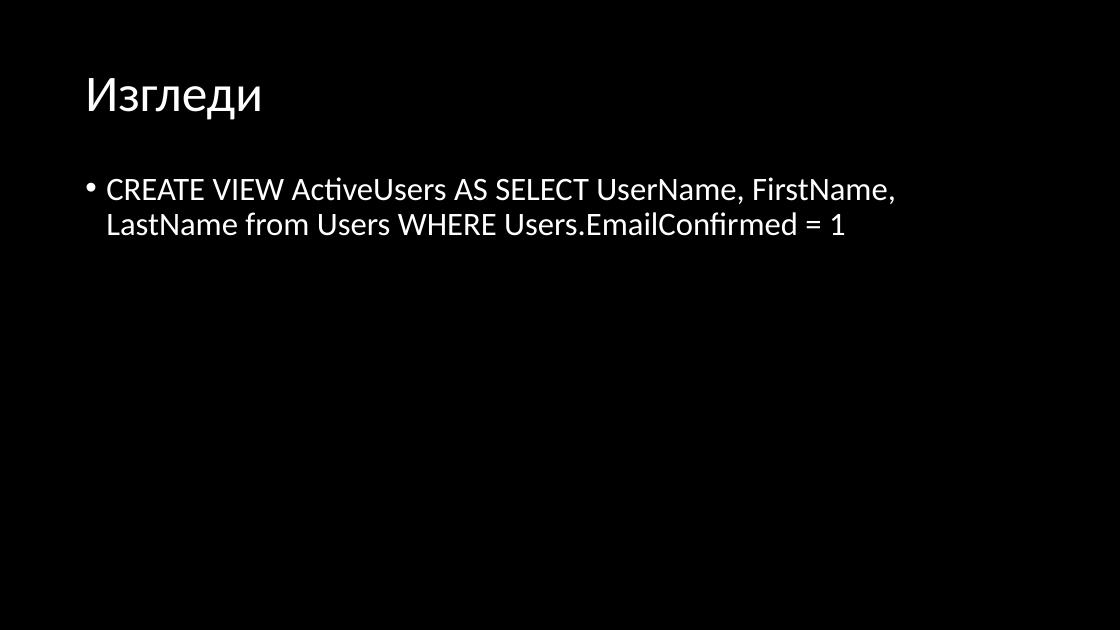
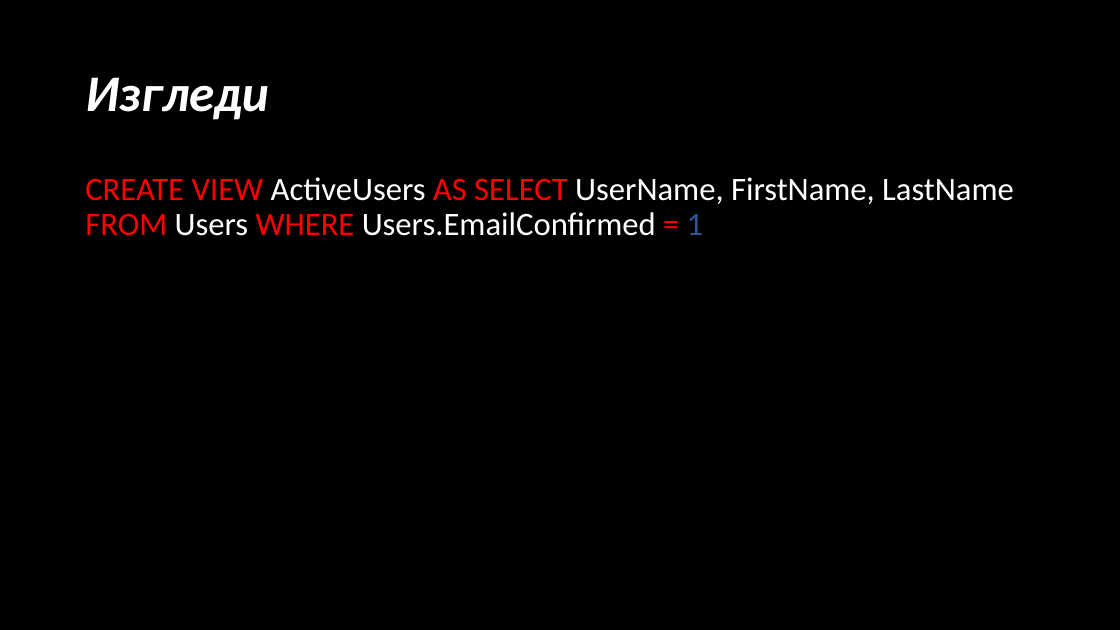
Before and after one commit to NaskoIT/FMI, a slide deck: slide 14 of DB/JudgeSystem/Основна-презентация.pptx (slide 17 before the commit). Drawn at 1120x630 pixels with LibreOffice and Linux fonts; fonts in the diff are those of the drawing. Boxes give left, top, right and bottom in pixels: in the first picture for what was removed or moved away, otherwise in the second. Text is boxed around its words. In the diff, an @@ line names an element or a change of style, - is before the commit and + after.

```diff
--- a/DB/JudgeSystem/Основна-презентация.pptx
+++ b/DB/JudgeSystem/Основна-презентация.pptx
@@ title "Изгледи" at [85, 77, 269, 120]: bold on, italic on @@
@@ text at [85, 177, 1014, 236]: text changed @@
-• CREATE VIEW ActiveUsers AS SELECT UserName, FirstName, LastName from Users WHERE Users.EmailConfirmed = 1
+CREATE VIEW ActiveUsers AS SELECT UserName, FirstName, LastName FROM Users WHERE Users.EmailConfirmed = 1
```
Also in this commit, not shown: 3 other slides changed, 3 slides removed, 1 other file.
